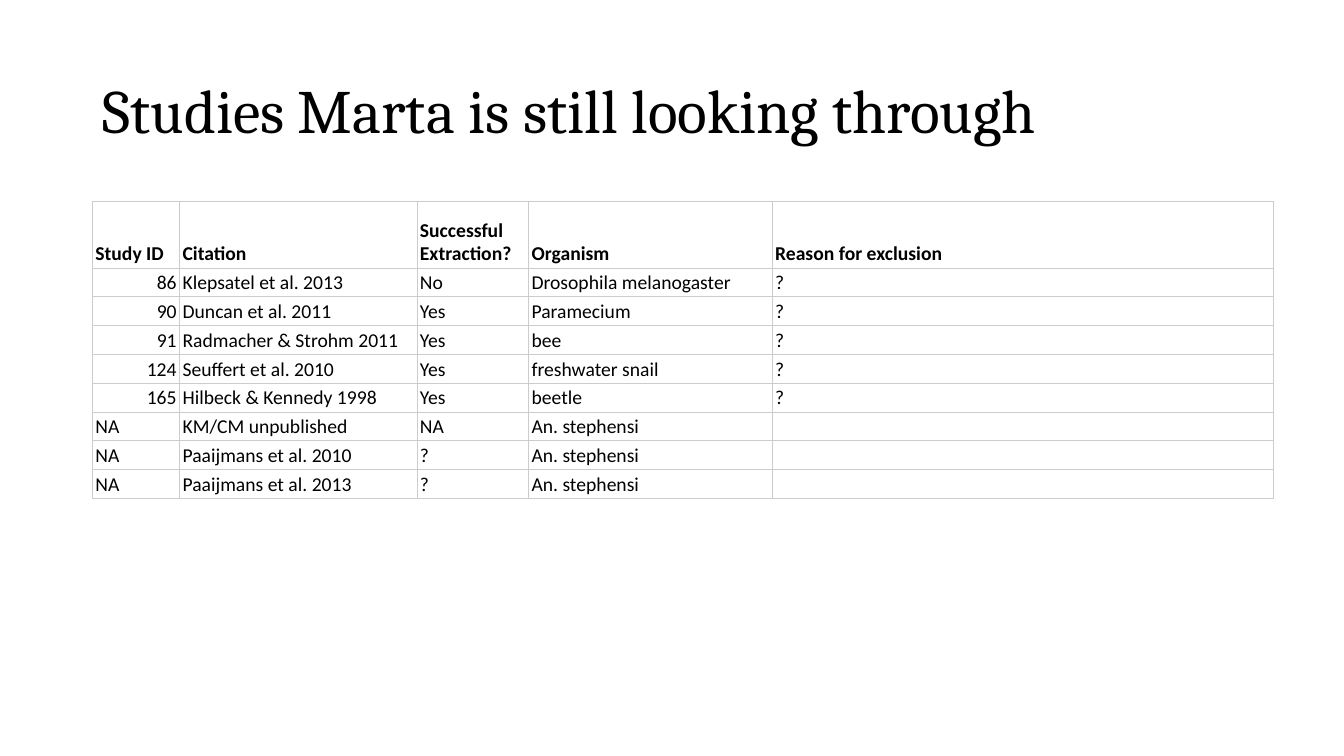
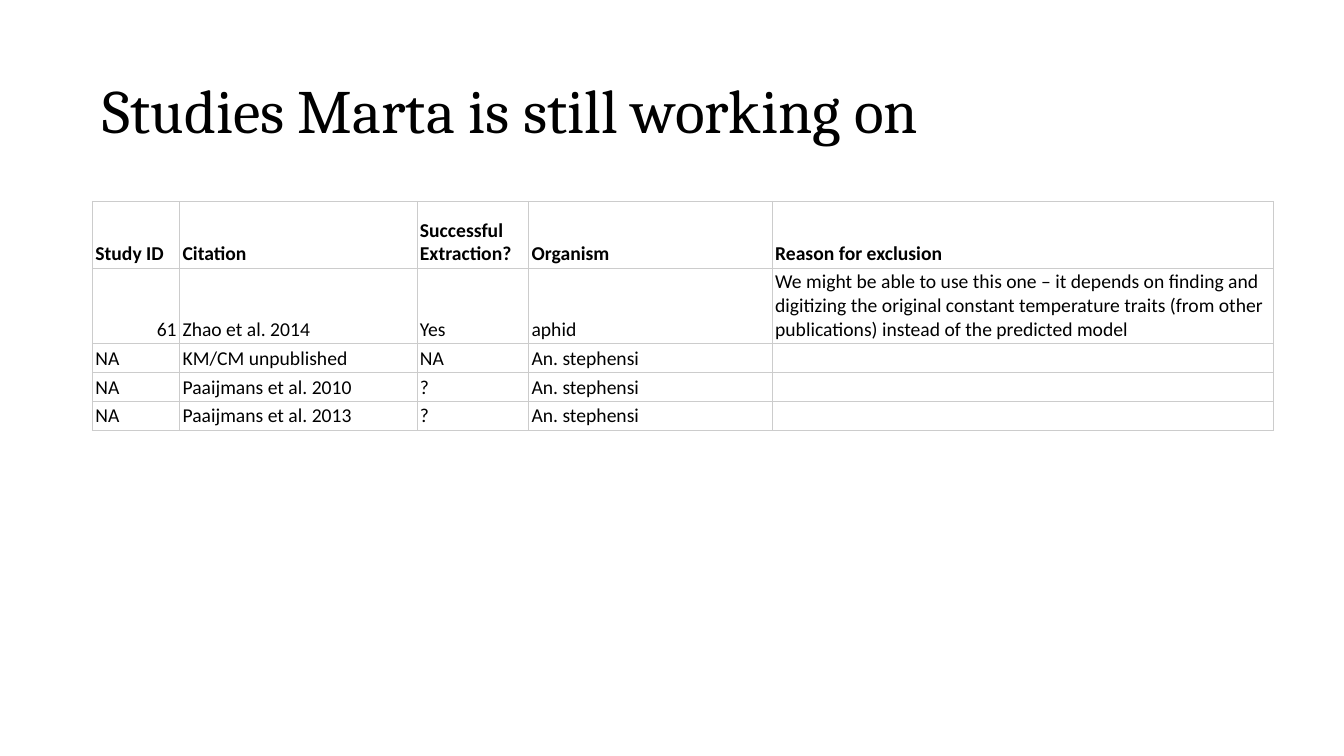
Before and after one commit to JoeyBernhardt/vectorbite-rate-summation, a slide deck: slide 5 of VBite2019_WGPres.pptx. Drawn at 1344x756 pixels with LibreOffice and Linux fonts; fonts in the diff are those of the drawing. Boxes give left, top, right and bottom in pixels: in the first picture for what was removed or moved away, otherwise in the second. Text is boxed around its words. In the diff, an @@ line names an element or a change of style, - is before the commit and + after.

```diff
--- a/VBite2019_WGPres.pptx
+++ b/VBite2019_WGPres.pptx
@@ title at bbox=[102, 90, 918, 147]: text changed @@
-Studies Marta is still looking through
+Studies Marta is still working on
@@ table at bbox=[93, 202, 1274, 430] @@
-row 2: 86 | Klepsatel et al. 2013 | No | Drosophila melanogaster | ?
-row 3: 90 | Duncan et al. 2011 | Yes | Paramecium | ?
-row 4: 91 | Radmacher & Strohm 2011 | Yes | bee | ?
-row 5: 124 | Seuffert et al. 2010 | Yes | freshwater snail | ?
-row 6: 165 | Hilbeck & Kennedy 1998 | Yes | beetle | ?
+row 2: 61 | Zhao et al. 2014 | Yes | aphid | We might be able to use this one – it depends on finding and digitizing the original constant temperature traits (from other publications) instead of the predicted model
```
Also in this commit, not shown: 2 other slides changed, 1 other file.
